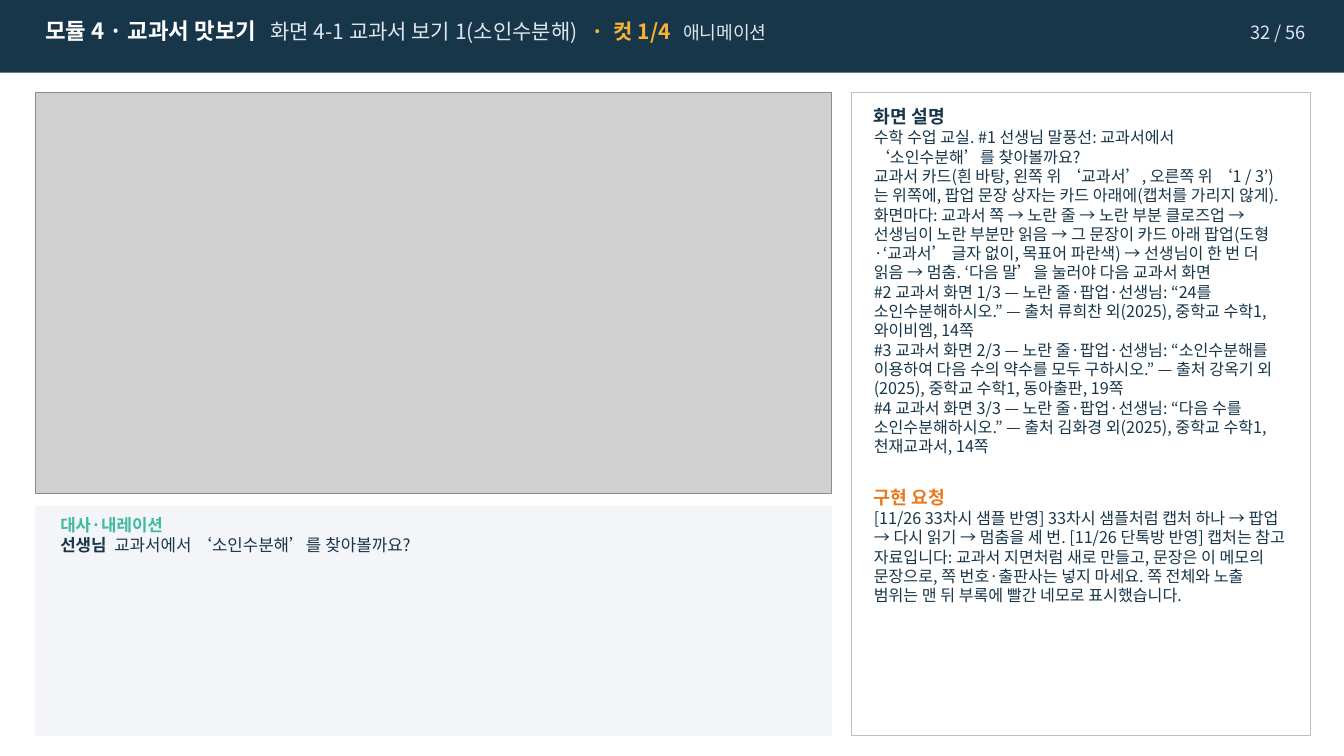
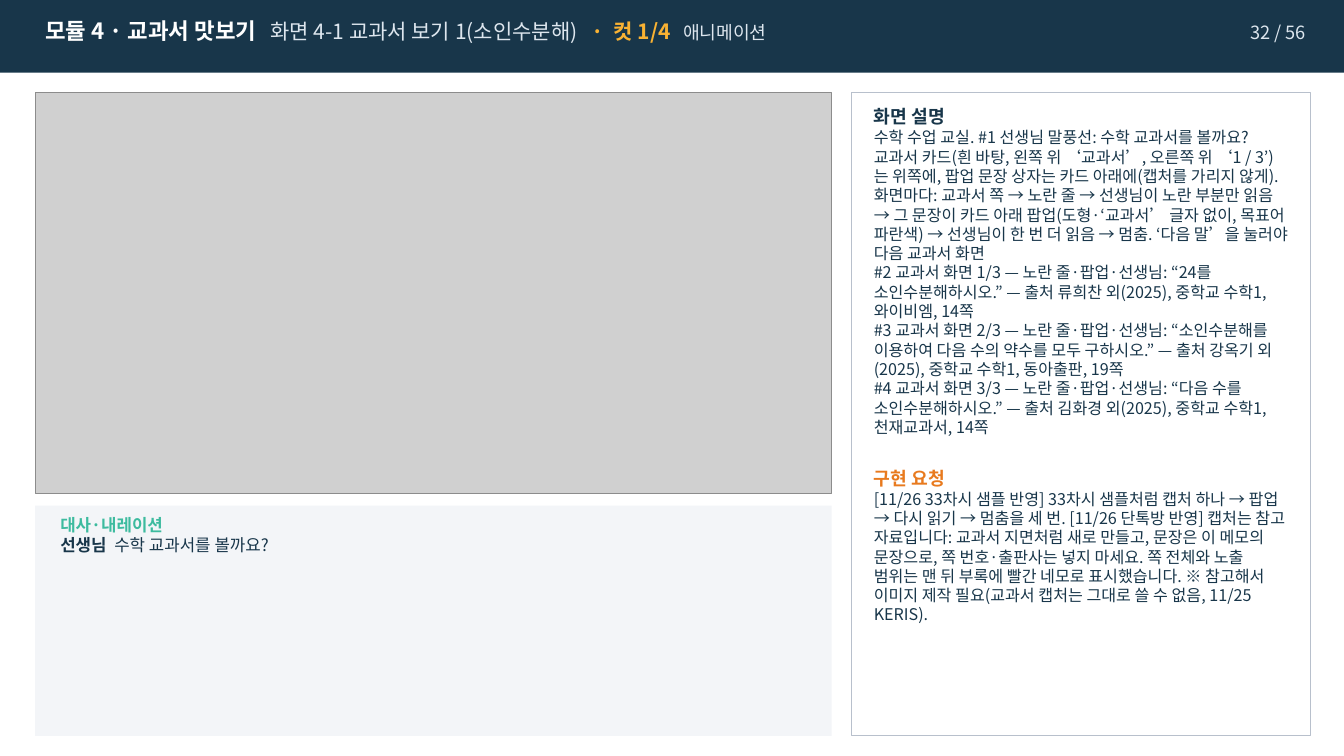
Before and after one commit to j333333766-hub/ksl-math-vocab-kit, a slide deck: slide 32 of 샘플/07차시_소인수분해_조창현_v7-1_스토리보드.pptx. Drawn at 1344x756 pixels with LibreOffice and Linux fonts; fonts in the diff are those of the drawing; grey boxes stand for pictures. Boxes give left, top, right and bottom in pixels: in the first picture for what was removed or moved away, otherwise in the second. Text is boxed around its words. In the diff, an @@ line names an element or a change of style, - is before the commit and + after.

```diff
--- a/샘플/07차시_소인수분해_조창현_v7-1_스토리보드.pptx
+++ b/샘플/07차시_소인수분해_조창현_v7-1_스토리보드.pptx
@@ text at (874, 129, 1249, 145): text changed @@
-수학 수업 교실. #1 선생님 말풍선: 교과서에서 ‘소인수분해’를 찾아볼까요?
+수학 수업 교실. #1 선생님 말풍선: 수학 교과서를 볼까요?
@@ text at (874, 187, 1287, 261): text changed @@
-화면마다: 교과서 쪽 → 노란 줄 → 노란 부분 클로즈업 → 선생님이 노란 부분만 읽음 → 그 문장이 카드 아래 팝업(도형·‘교과서’ 글자 없이, 목표어 파란색) → 선생님이 한 번 더 읽음 → 멈춤. ‘다음 말’을 눌러야 다음 교과서 화면
+화면마다: 교과서 쪽 → 노란 줄 → 선생님이 노란 부분만 읽음 → 그 문장이 카드 아래 팝업(도형·‘교과서’ 글자 없이, 목표어 파란색) → 선생님이 한 번 더 읽음 → 멈춤. ‘다음 말’을 눌러야 다음 교과서 화면
@@ text at (874, 491, 1285, 623): text changed @@
-[11/26 33차시 샘플 반영] 33차시 샘플처럼 캡처 하나 → 팝업 → 다시 읽기 → 멈춤을 세 번. [11/26 단톡방 반영] 캡처는 참고 자료입니다: 교과서 지면처럼 새로 만들고, 문장은 이 메모의 문장으로, 쪽 번호·출판사는 넣지 마세요. 쪽 전체와 노출 범위는 맨 뒤 부록에 빨간 네모로 표시했습니다.
+[11/26 33차시 샘플 반영] 33차시 샘플처럼 캡처 하나 → 팝업 → 다시 읽기 → 멈춤을 세 번. [11/26 단톡방 반영] 캡처는 참고 자료입니다: 교과서 지면처럼 새로 만들고, 문장은 이 메모의 문장으로, 쪽 번호·출판사는 넣지 마세요. 쪽 전체와 노출 범위는 맨 뒤 부록에 빨간 네모로 표시했습니다. ※ 참고해서 이미지 제작 필요(교과서 캡처는 그대로 쓸 수 없음, 11/25 KERIS).
@@ text at (60, 537, 269, 553): text changed @@
-선생님 교과서에서 ‘소인수분해’를 찾아볼까요?
+선생님 수학 교과서를 볼까요?
```
Also in this commit, not shown: 17 other slides changed, 6 other files.
